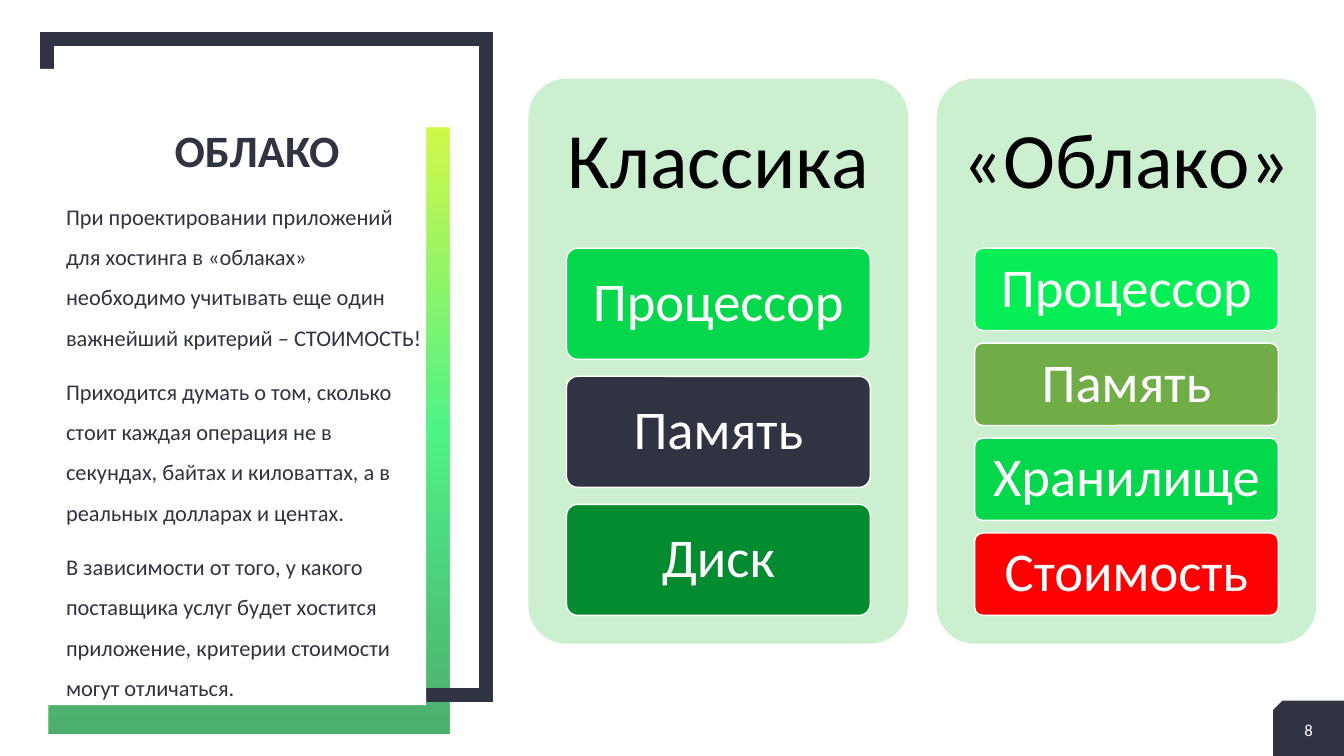
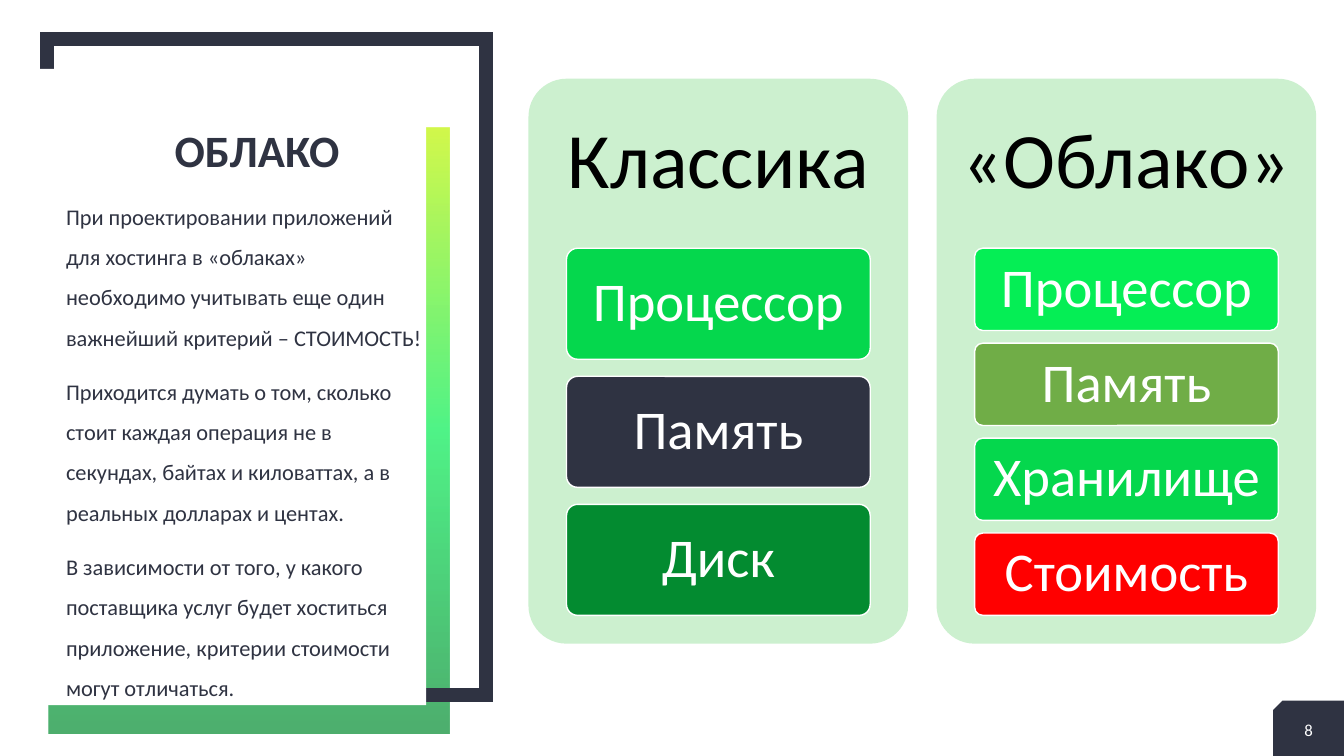
Before and after one commit to alex-kukhtin/A2v10, a slide deck: slide 8 of Documentation/Kyiv-2018/A2v10.pptx. Drawn at 1344x756 pixels with LibreOffice and Linux fonts; fonts in the diff are those of the drawing. Boxes give left, top, right and bottom in pixels: in the first picture for what was removed or moved away, otherwise in the second. Text is boxed around its words. In the diff, an @@ line names an element or a change of style, - is before the commit and + after.

```diff
--- a/Documentation/Kyiv-2018/A2v10.pptx
+++ b/Documentation/Kyiv-2018/A2v10.pptx
@@ text at [66, 560, 390, 700]: text changed @@
-В зависимости от того, у какого поставщика услуг будет хостится приложение, критерии стоимости могут отличаться.
+В зависимости от того, у какого поставщика услуг будет хоститься приложение, критерии стоимости могут отличаться.
```
Also in this commit, not shown: 28 other files.
